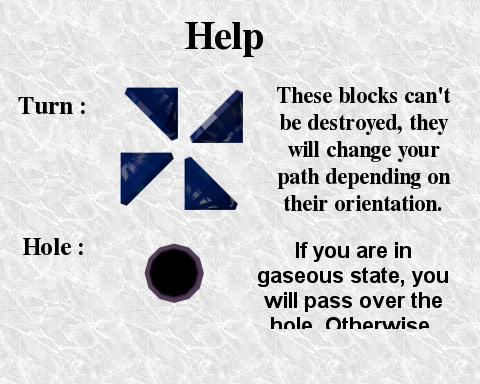
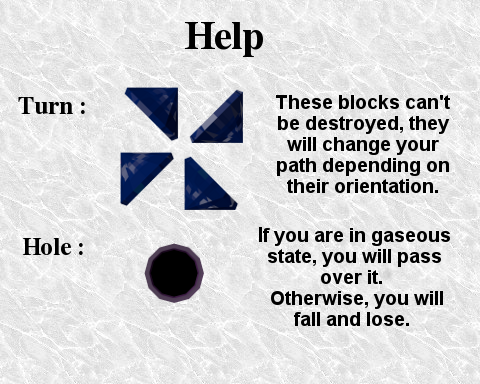
Before/after of a 480 × 384 layered artwork. What changed in the layer stack:
painted on "If you are in gaseous state, y..." over box(258, 227, 450, 329)
painted on "These blocks can't be destroye..." over box(276, 87, 451, 211)
